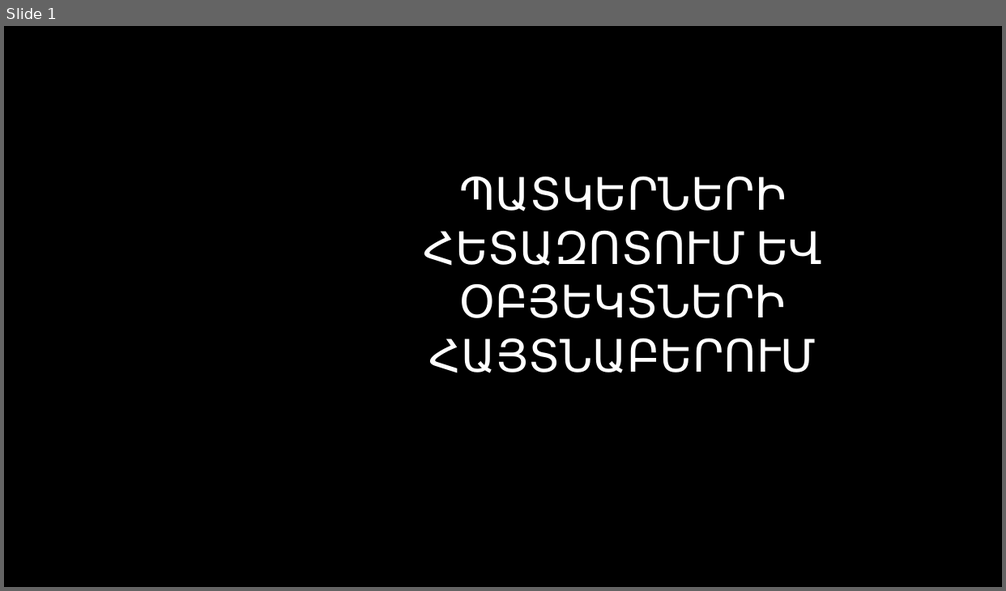
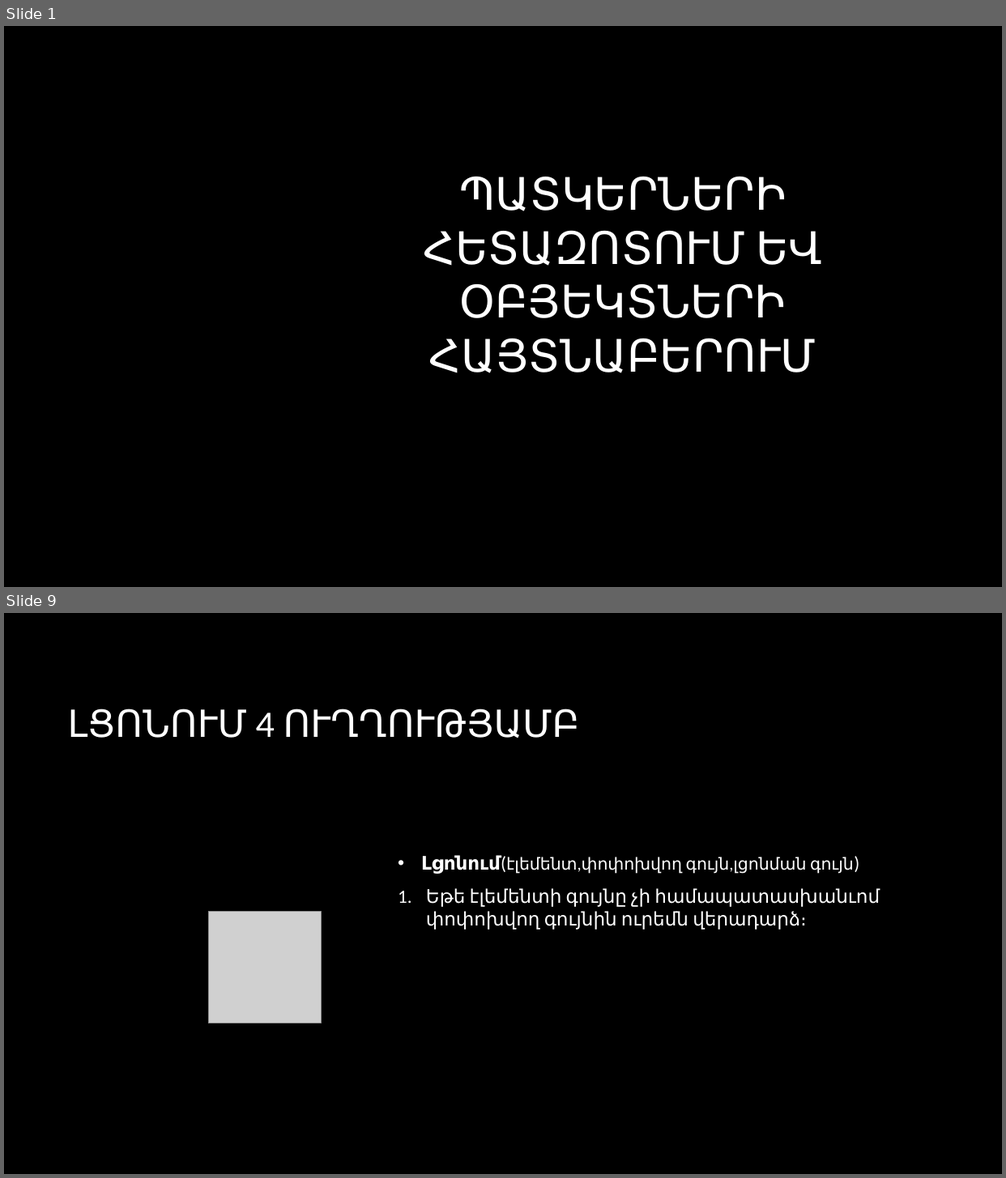
Before and after one commit to CGevorg/OpenKrypton, a slide deck: presentation/Presentation.pptx. Shown one above the other, each under a label of ours: slide 1 before the commit, slides 1 and 9 after it; the slides between them are not shown. The pictures are 1006x591 and 1006x1178 pixels, drawn with LibreOffice and Linux fonts; fonts in the diff are those of the drawing; grey boxes stand for pictures; background and template pictures are left out. Boxes give left, top, right and bottom in pixels: in the first picture for what was removed or moved away, otherwise in the second. Text is boxed around its words. In the diff, an @@ line names an element or a change of style, - is before the commit and + after.

```diff
--- a/presentation/Presentation.pptx
+++ b/presentation/Presentation.pptx
@@ slide 9 added at [4,613,1002,1174], background picture (left out) @@
@@ title added at [68,709,580,738], 36 pt, text #FFFFFF @@
+ԼՑՈՆՈՒՄ 4 ՈՒՂՂՈՒԹՅԱՄԲ
@@ text added at [421,855,880,930], 18 pt, text #FFFFFF @@
+• Լցոնում(էլեմենտ,փոփոխվող գույն,լցոնման գույն)
+1. Եթե էլեմենտի գույնը չի համապատասխանւոմ փոփոխվող գույնին ուրեմն վերադարձ։
@@ picture added at [208,912,321,1024] @@
```
Also in this commit, not shown: 2 slides changed, 16 other slides added, 1 slide removed, 1 other file.
